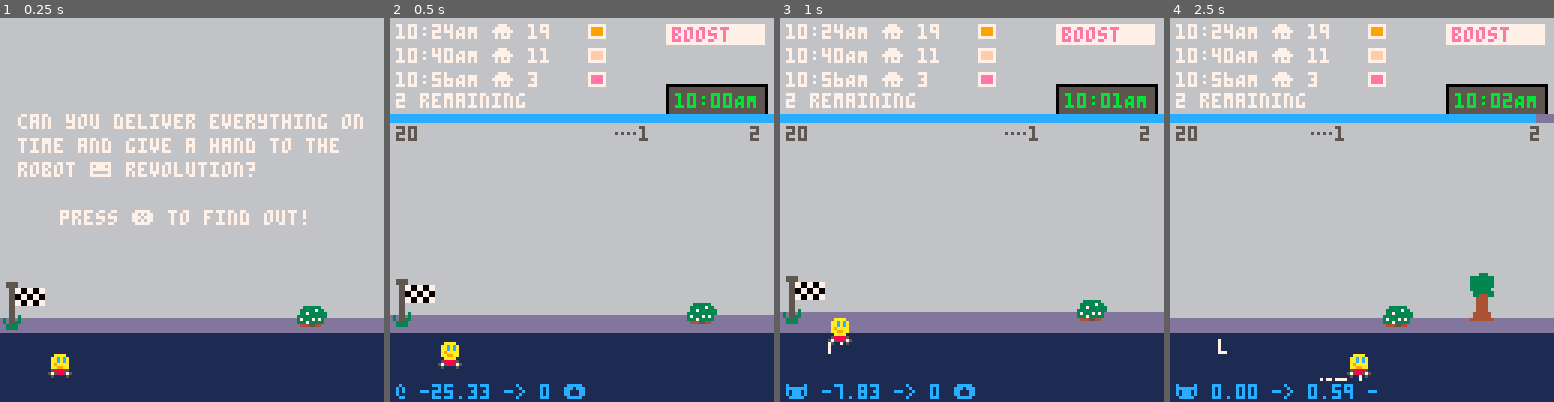
Above: before the commit, frames 1-4 (left to right).
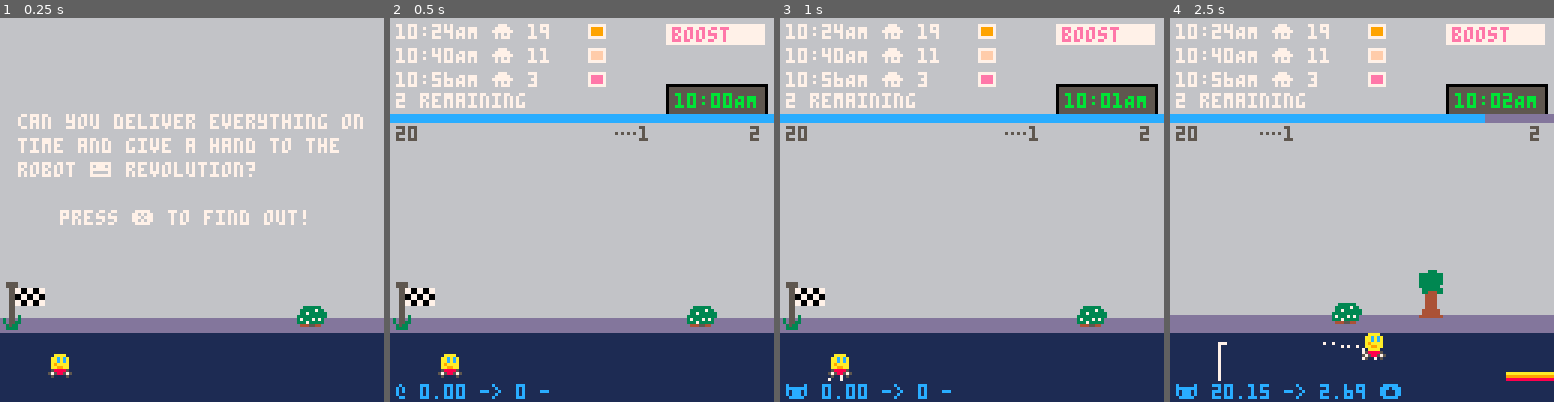
Above: after the commit, the same moments.

Repository: broquaint/pico8-carts
Game: PICO-8 cartridge racer.p8
Two runs of this game, one before a commit and one after it. Both use one fixed random seed, a clock stepped at 60 frames per second and the inputs below.
Inputs:
- Up to frame 1 (0.25 s): no input
- Up to frame 2 (0.5 s): tap X (X key) at 0.33 s
- Up to frame 3 (1 s): tap O (Z key) at 0.7 s
- Up to frame 4 (2.5 s): tap X (X key) at 1.07, 1.85 s; hold Right 1.6-2.1 s; tap O (Z key) at 1.7, 2.1 s; hold Up 2.15-2.42 s; hold Right from 2.47 s (still down)

Frame 1 is identical in both runs. In frame 2, 2.3% of the frame differs, in the area x 0-100%, y 67-100%; in frame 3, 3.7%; in frame 4, 4.8%, in the area x 0-100%, y 25-100%.

Commit message:
Add level transition
Now a level actually ends. Still only one level.

Diff:
--- a/racer.p8
+++ b/racer.p8
@@ -97,6 +97,10 @@
 }
 
 function _init()
+   init_game()
+end
+
+function init_game()
    car = {
       absolute_x = 16,
       x = 16,
@@ -553,10 +557,16 @@
       end
    end
 
-   if not in_air() and btn(b_x) and car.del_start == 0 then
-      car_jump()
-      car.dy -= 30
-      sfx(1)
+   if game_state == game_state_delivering then
+      if not in_air() and btnp(b_x) and car.del_start == 0 then
+         car_jump()
+         car.dy -= 30
+         sfx(1)
+      end
+   elseif game_state == game_state_level_done and btnp(b_x) then
+      init_game()
+      music(0)
+      game_state = game_state_delivering
    end
 
    -- Don't consider speed as it hasn't yet been calculated
@@ -747,6 +757,7 @@
             local del_count = count(level.deliveries, function(d) return d.delivered end)
             if #level.deliveries == del_count then
                level.complete_at = t()
+               game_state = game_state_level_done
             end
             return
          end
@@ -760,7 +771,7 @@
 end
 
 function _update()
-   if game_state == game_state_delivering then
+   if game_state == game_state_delivering or game_state == game_state_level_done then
       update_scene()
 
       update_car()
@@ -1004,8 +1015,9 @@
    print(prev_sect, 2, 36, dim_grey)
    print(next_sect, 120, 36, dim_grey)
 
-   if level.complete_at then
+   if game_state == game_state_level_done then
       rectfill(8, 62, 120, 88, dim_grey)
+      print('press ❎ to continue', 10, 56, white)
       print('all deliveries complete!', 10, 64, white)
       local offset = 10
       local score  = 0
@@ -1078,7 +1090,7 @@
 
    draw_car()
 
-   if game_state == game_state_delivering then
+   if game_state == game_state_delivering or game_state == game_state_level_done then
       draw_ewe_ai()
    elseif game_state == game_state_menu then
       -- print('can you do all your deliveries', 2, 32, white)
